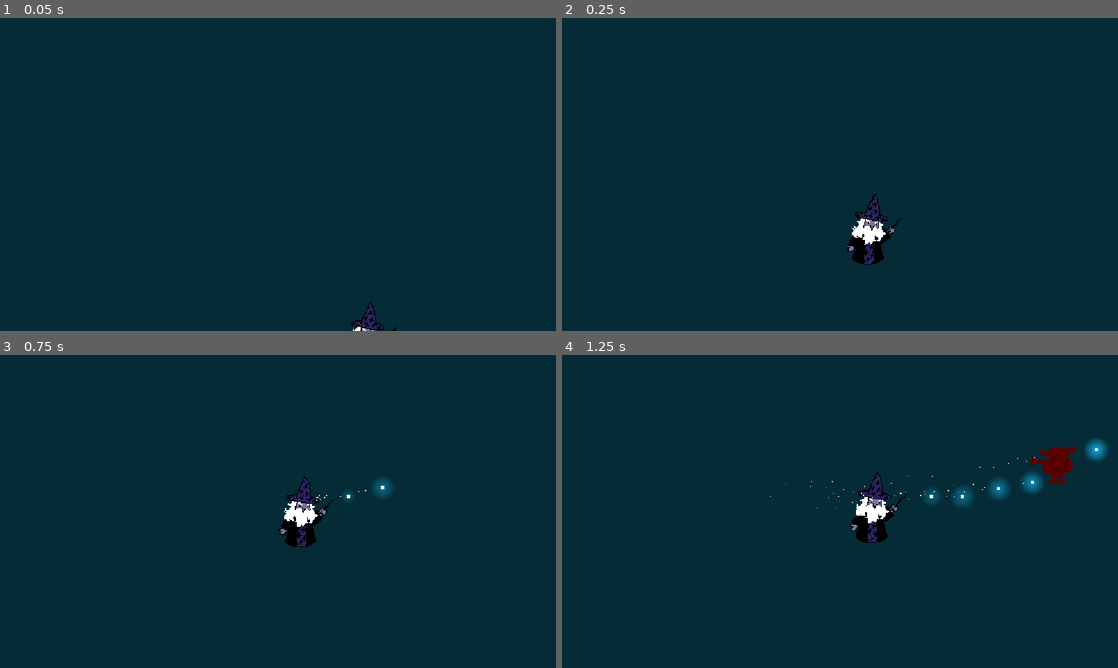
Above: before the commit, frames 1-4 (two rows, left to right).
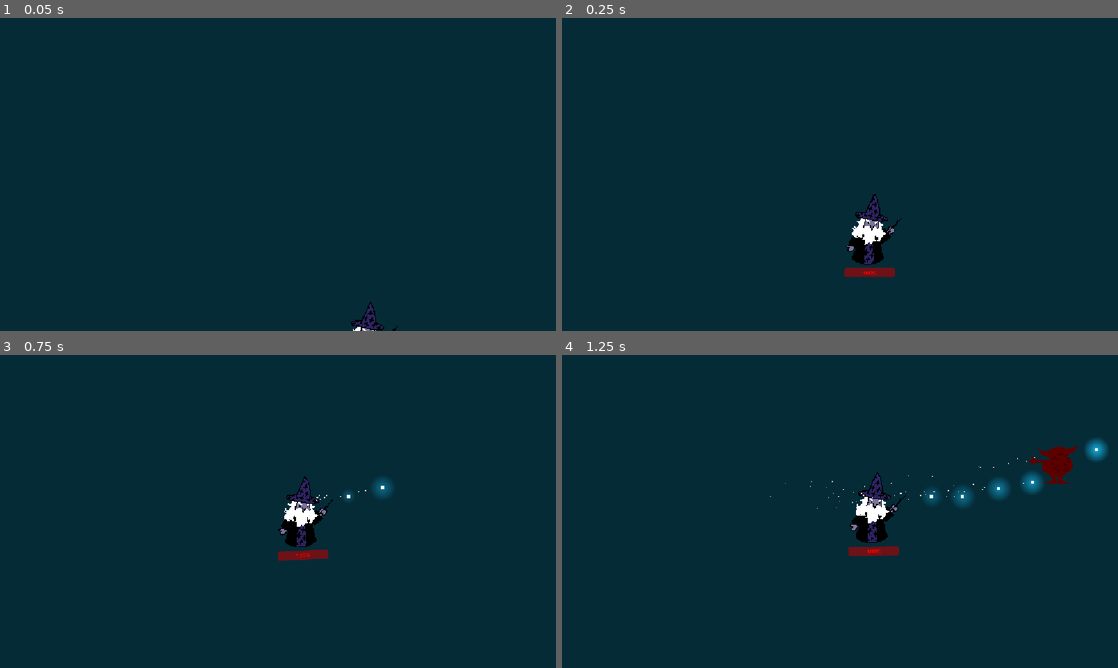
Above: after the commit, the same moments.

Repository: ninacalmon/dadvar-the-mage
Game: Godot game, scene res://game.tscn
Two runs of this game, one before a commit and one after it. Both use one fixed random seed, a clock stepped at 60 frames per second and the inputs below.
Inputs (mouse positions are in pixels of both pictures, inside the frame that each line leads up to):
- Up to frame 1 (0.05 s): no input
- Up to frame 2 (0.25 s): no input
- Up to frame 3 (0.75 s): move the mouse to (400, 495) at 0.52 s; press the mouse at (400, 495) at 0.53 s; hold D (Right) from 0.53 s (still down)
- Up to frame 4 (1.25 s): keep holding D (Right)

Frame 1 is identical in both runs. In frame 2, 0.3% of the frame differs, in the area x 50-60%, y 79-83%; in frame 3, 0.3%, in the area x 50-60%, y 62-66%; in frame 4, 0.3%.

Commit message:
Implement health bar UI on player based on the health module

Diff:
--- a/Scenes/Player/player.tscn
+++ b/Scenes/Player/player.tscn
@@ -1,9 +1,10 @@
-[gd_scene load_steps=7 format=3 uid="uid://d2c1s3qmdi4ti"]
+[gd_scene load_steps=8 format=3 uid="uid://d2c1s3qmdi4ti"]
 
 [ext_resource type="Script" uid="uid://ddcjyfv6u117d" path="res://Scenes/Player/player.gd" id="1_fkybt"]
 [ext_resource type="Texture2D" uid="uid://dqqxlre8b55bg" path="res://Sprites/TheMage.png" id="2_a3d8c"]
 [ext_resource type="PackedScene" uid="uid://73ai3a0wwokb" path="res://Scenes/Player/Spells/test_bullet.tscn" id="2_xpcdj"]
 [ext_resource type="Script" uid="uid://ckp8nqvjgsevu" path="res://Modules/Generics/health_module.gd" id="4_mtuoh"]
+[ext_resource type="PackedScene" uid="uid://cxyeuoba4nxrv" path="res://UI/health_bar.tscn" id="5_htcer"]
 
 [sub_resource type="SpriteFrames" id="SpriteFrames_tx1dd"]
 animations = [{
@@ -47,5 +48,15 @@
 max_health = 100.0
 metadata/_custom_type_script = "uid://ckp8nqvjgsevu"
 
+[node name="HealthBar" parent="." node_paths=PackedStringArray("character") instance=ExtResource("5_htcer")]
+offset_left = -56.000008
+offset_top = 72.00001
+offset_right = 93.99999
+offset_bottom = 99.00001
+scale = Vector2(0.7, 0.7)
+value = 0.0
+character = NodePath("..")
+metadata/_edit_use_anchors_ = true
+
 [connection signal="body_entered" from="." to="." method="_on_body_entered"]
 [connection signal="health_depleted" from="Health" to="." method="_on_player_health_health_depleted"]
--- /dev/null
+++ b/UI/health_bar.gd
@@ -0,0 +1,16 @@
+extends ProgressBar
+#
+@export var character: Area2D
+
+@onready var health: HealthModule = character.find_children("*", "HealthModule")[0]
+
+func _ready() -> void:
+	max_value = health.get_max_health()
+	value = health.get_health()
+	# This here connects to the health_changed signal emitted by the health module.
+	# This is the equivalent of using the interface, but the function connected does not
+	# show the green arrow on the side
+	health.health_changed.connect(_update_bar)
+
+func _update_bar(_diff: float) -> void:
+	value = health.get_health()
--- /dev/null
+++ b/UI/health_bar.tscn
@@ -0,0 +1,15 @@
+[gd_scene load_steps=2 format=3 uid="uid://cxyeuoba4nxrv"]
+
+[ext_resource type="Script" uid="uid://3d62f857c6wr" path="res://UI/health_bar.gd" id="1_6f3ms"]
+
+[node name="HealthBar" type="ProgressBar"]
+modulate = Color(1, 0, 0, 1)
+anchors_preset = 15
+anchor_right = 1.0
+anchor_bottom = 1.0
+offset_right = -8.0
+offset_bottom = -440.0
+grow_horizontal = 2
+grow_vertical = 2
+value = 100.0
+script = ExtResource("1_6f3ms")
Not shown, added: UI/health_bar.gd.uid
